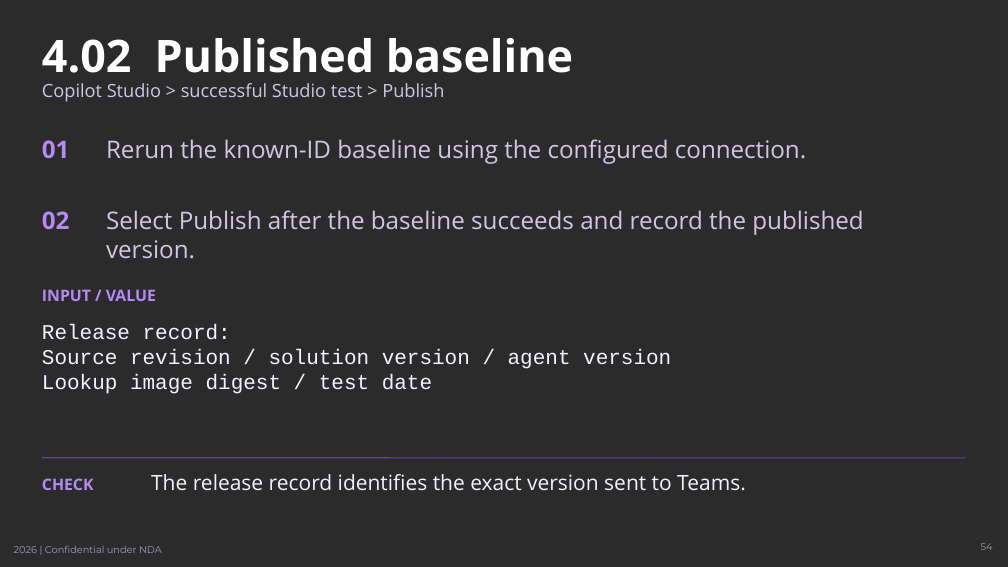
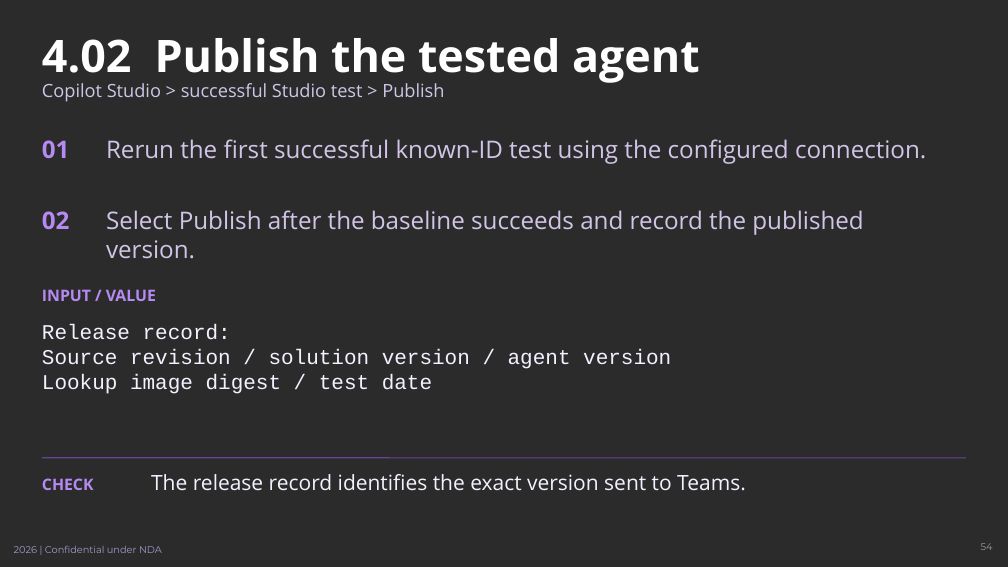
Before and after one commit to johnt-zenity/zenity-remediation-assistant, a slide deck: slide 54 of docs/training/zenity-teams-training.pptx. Drawn at 1008x567 pixels with LibreOffice and Linux fonts; fonts in the diff are those of the drawing; background and template pictures are left out; a plain dark background stands for a picture behind light text. Boxes give left, top, right and bottom in pixels: in the first picture for what was removed or moved away, otherwise in the second. Text is boxed around its words. In the diff, an @@ line names an element or a change of style, - is before the commit and + after.

```diff
--- a/docs/training/zenity-teams-training.pptx
+++ b/docs/training/zenity-teams-training.pptx
@@ title at <box>42,38,700,84</box>: text changed @@
-4.02 Published baseline
+4.02 Publish the tested agent
@@ text at <box>106,139,926,164</box>: text changed @@
-Rerun the known-ID baseline using the configured connection.
+Rerun the first successful known-ID test using the configured connection.
```
Also in this commit, not shown: 31 other slides changed, 6 other files.
